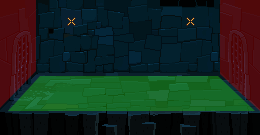
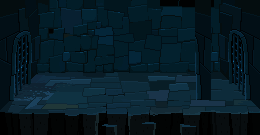
Revision of a layered 260x135 image; what changed, layer by layer:
hid group "Areas" (8 layers) over (0, 0, 260, 111)
added layer "RightWallPatch.png" in group "Props" over (195, 0, 211, 100)
